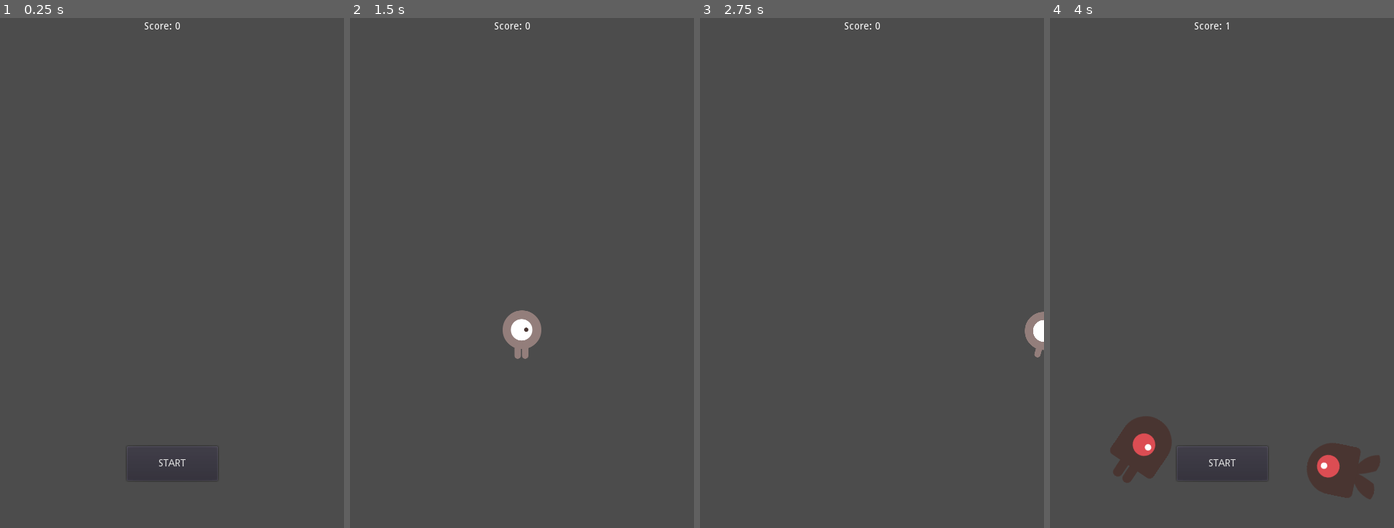
Above: before the commit, frames 1-4 (left to right).
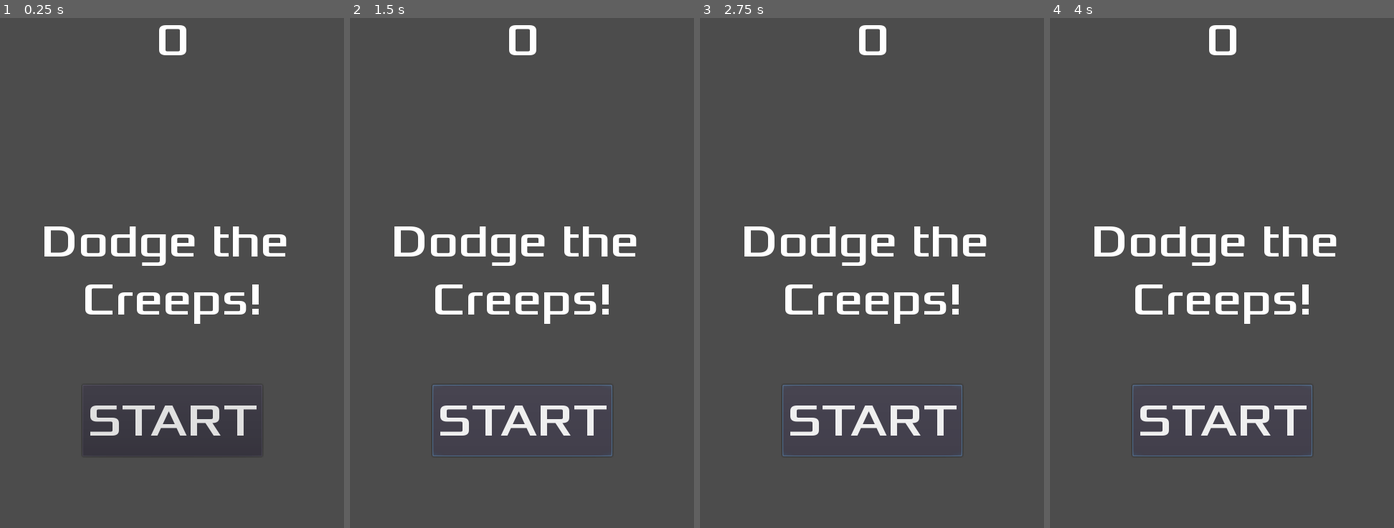
Above: after the commit, the same moments.

Repository: ErTreK8/DodgeTheCreepsEricGarciaGispert
Game: Godot game, scene res://Main.tscn
Two runs of this game, one before a commit and one after it. Both use one fixed random seed, a clock stepped at 60 frames per second and the inputs below.
Inputs (mouse positions are in pixels of both pictures, inside the frame that each line leads up to):
- Up to frame 1 (0.25 s): no input
- Up to frame 2 (1.5 s): click "START" at 0.5 s; click (522, 420) at 1.25 s, where only the run after the commit has a clickable "START"
- Up to frame 3 (2.75 s): tap Enter at 2 s; hold Right (move_right) from 2.03 s (still down)
- Up to frame 4 (4 s): release Right (move_right) at 2.78 s; hold Down (move_down) 2.78-3.53 s; hold Right (move_right) from 3.53 s (still down)

The runs differ from the first frame. In frame 1, 4.6% of the frame differs, in the area x 12-84%, y 0-91%; in frame 2, 5.4%; in frame 3, 5.0%; in frame 4, 7.7%, in the area x 12-96%, y 0-95%.

Commit message:
Joc jugable V1

Diff:
--- /dev/null
+++ b/HUD.gd
@@ -0,0 +1,27 @@
+extends CanvasLayer
+signal start_game
+
+func show_message(text):
+	$Message.text = text
+	$Message.show()
+	$MessageTimer.start()
+
+func show_game_over():
+	show_message("Game Over")
+	# Espereu fins que el MessageTimer hagi acabat de comptar.
+	yield($MessageTimer, "timeout")
+	$Message.text = "Dodge the\nCreeps!"
+	$Message.show()
+	# Feu un temporitzador one-shot i espereu que acabi.
+	yield(get_tree().create_timer(1), "timeout")
+	$StartButton.show()
+
+func update_score(score):
+	$ScoreLabel.text = str(score)
+
+func _on_StartButton_pressed():
+	$StartButton.hide()
+	emit_signal("start_game")
+
+func _on_MessageTimer_timeout():
+	$Message.hide()
--- /dev/null
+++ b/HUD.tscn
@@ -0,0 +1,55 @@
+[gd_scene load_steps=6 format=2]
+
+[ext_resource path="res://fonts/Xolonium-Regular.ttf" type="DynamicFontData" id=1]
+[ext_resource path="res://Start.tscn" type="PackedScene" id=2]
+[ext_resource path="res://HUD.gd" type="Script" id=3]
+
+[sub_resource type="DynamicFont" id=1]
+size = 64
+font_data = ExtResource( 1 )
+
+[sub_resource type="DynamicFont" id=2]
+size = 64
+font_data = ExtResource( 1 )
+
+[node name="HUD" type="CanvasLayer"]
+script = ExtResource( 3 )
+
+[node name="Start" parent="." instance=ExtResource( 2 )]
+anchor_left = 0.5
+anchor_top = 1.0
+anchor_right = 0.5
+anchor_bottom = 1.0
+margin_left = -125.5
+margin_top = -200.0
+margin_right = 125.5
+margin_bottom = -100.0
+custom_fonts/font = SubResource( 1 )
+
+[node name="MessageTimer" type="Timer" parent="."]
+wait_time = 2.0
+one_shot = true
+
+[node name="ScoreLabel" type="Label" parent="."]
+anchor_left = 0.5
+anchor_right = 0.5
+margin_left = -139.5
+margin_right = 139.5
+margin_bottom = 78.0
+custom_fonts/font = SubResource( 2 )
+text = "0"
+align = 1
+
+[node name="Missatge" type="Label" parent="."]
+anchor_left = 0.5
+anchor_top = 0.5
+anchor_right = 0.5
+anchor_bottom = 0.5
+margin_left = -183.0
+margin_top = -79.5
+margin_right = 183.0
+margin_bottom = 79.5
+custom_fonts/font = SubResource( 2 )
+text = "Dodge the
+Creeps!"
+align = 1
--- a/Main.gd
+++ b/Main.gd
@@ -10,11 +10,13 @@
 func game_over():
 	$ScoreTimer.stop()
 	$MobTimer.stop()
-	$Start.show()
+	$HUD.show_game_over()
 func new_game():
 	score = 0
 	$Player.start($StartPosition.position)
 	$StartTimer.start()
+	$HUD.update_score(score)
+	$HUD.show_message("Get Ready")
 
 
 func _on_MobTimer_timeout():
@@ -38,7 +40,6 @@
 
 func _on_ScoreTimer_timeout():
 	score += 1
-	$Label.text= "Score: " + str(score)
 
 func _on_StartTimer_timeout():
 	$MobTimer.start()
@@ -46,5 +47,3 @@
 
 func _on_Start_pressed():
 	new_game()
-	$Start.hide()
-	$Label.text= "Score: 0"
--- a/Main.tscn
+++ b/Main.tscn
@@ -3,7 +3,7 @@
 [ext_resource path="res://Player.tscn" type="PackedScene" id=1]
 [ext_resource path="res://Main.gd" type="Script" id=2]
 [ext_resource path="res://mob.tscn" type="PackedScene" id=3]
-[ext_resource path="res://Start.tscn" type="PackedScene" id=4]
+[ext_resource path="res://HUD.tscn" type="PackedScene" id=4]
 
 [sub_resource type="Curve2D" id=1]
 _data = {
@@ -33,25 +33,9 @@
 
 [node name="MobSpawnLocation" type="PathFollow2D" parent="MobPath"]
 
-[node name="Start" parent="." instance=ExtResource( 4 )]
-anchor_left = 0.5
-anchor_top = 1.0
-anchor_right = 0.5
-anchor_bottom = 1.0
-margin_left = -63.5
-margin_top = -114.0
-margin_right = 63.5
-margin_bottom = -66.0
-
-[node name="Label" type="Label" parent="."]
-margin_left = 201.0
-margin_top = 13.0
-margin_right = 241.0
-margin_bottom = 27.0
-text = "Score: 0"
+[node name="HUD" parent="." instance=ExtResource( 4 )]
 
 [connection signal="hit" from="Player" to="." method="game_over"]
 [connection signal="timeout" from="MobTimer" to="." method="_on_MobTimer_timeout"]
 [connection signal="timeout" from="ScoreTimer" to="." method="_on_ScoreTimer_timeout"]
 [connection signal="timeout" from="StartTimer" to="." method="_on_StartTimer_timeout"]
-[connection signal="pressed" from="Start" to="." method="_on_Start_pressed"]
